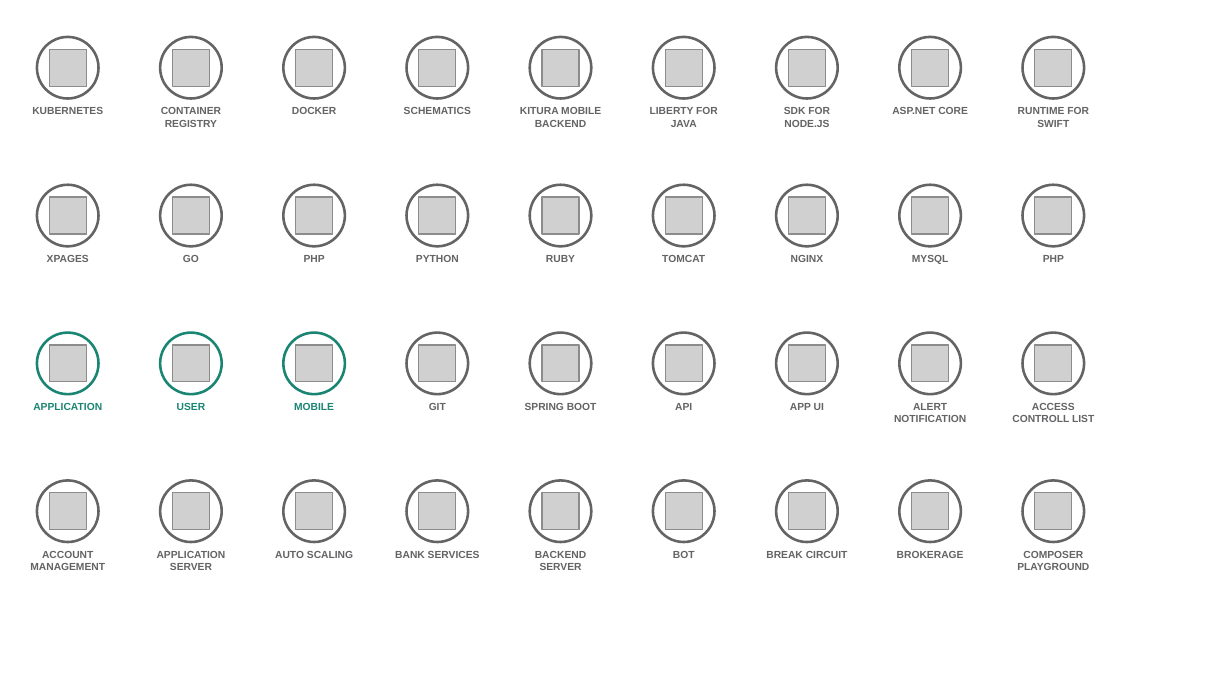
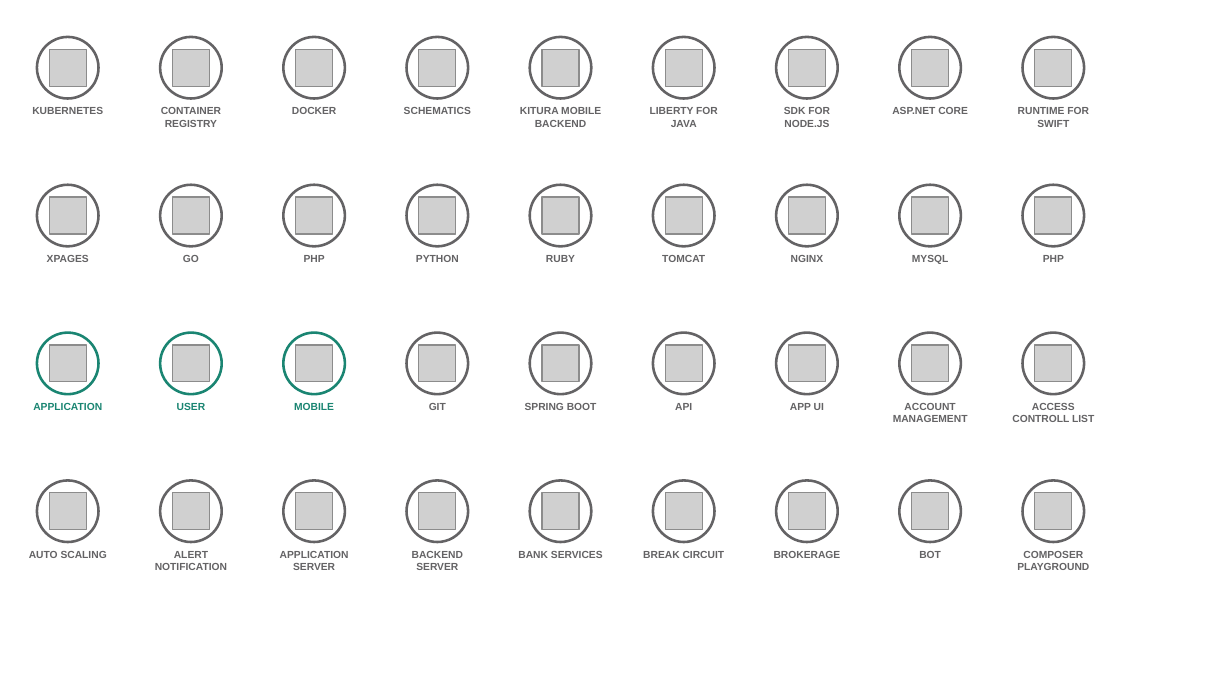
Before and after one commit to l2fprod/myarchitecture, a slide deck: slide 10 of mycatalog-architecture-diagram-template.pptx. Drawn at 1232x693 pixels with LibreOffice and Linux fonts; fonts in the diff are those of the drawing; grey boxes stand for pictures. Boxes give left, top, right and bottom in pixels: in the first picture for what was removed or moved away, otherwise in the second. Text is boxed around its words. In the diff, an @@ line names an element or a change of style, - is before the commit and + after.

```diff
--- a/mycatalog-architecture-diagram-template.pptx
+++ b/mycatalog-architecture-diagram-template.pptx
@@ text at (893, 403, 968, 422): text changed @@
-ALERT NOTIFICATION
+ACCOUNT MANAGEMENT
@@ text at (29, 551, 107, 558): text changed @@
-ACCOUNT MANAGEMENT
+AUTO SCALING
@@ text added at (155, 551, 227, 570), 6 pt, text #646365, bold @@
+ALERT NOTIFICATION
@@ text "APPLICATION SERVER": place and size @@
-text "APPLICATION SERVER" at (157, 551, 226, 570)
+text "APPLICATION SERVER" at (280, 551, 349, 570)
@@ text removed at (275, 551, 353, 558) @@
-AUTO SCALING
@@ text "BANK SERVICES": place and size @@
-text "BANK SERVICES" at (395, 551, 480, 558)
+text "BANK SERVICES" at (518, 551, 603, 558)
@@ 3 texts: place and size @@
-3 texts at (535, 551, 964, 570)
+3 texts at (412, 551, 841, 570)
@@ text "BOT": place and size @@
-text "BOT" at (673, 551, 695, 558)
+text "BOT" at (919, 551, 941, 558)
```
Also in this commit, not shown: 14 other slides changed, 1 slide added, 1 slide removed.
